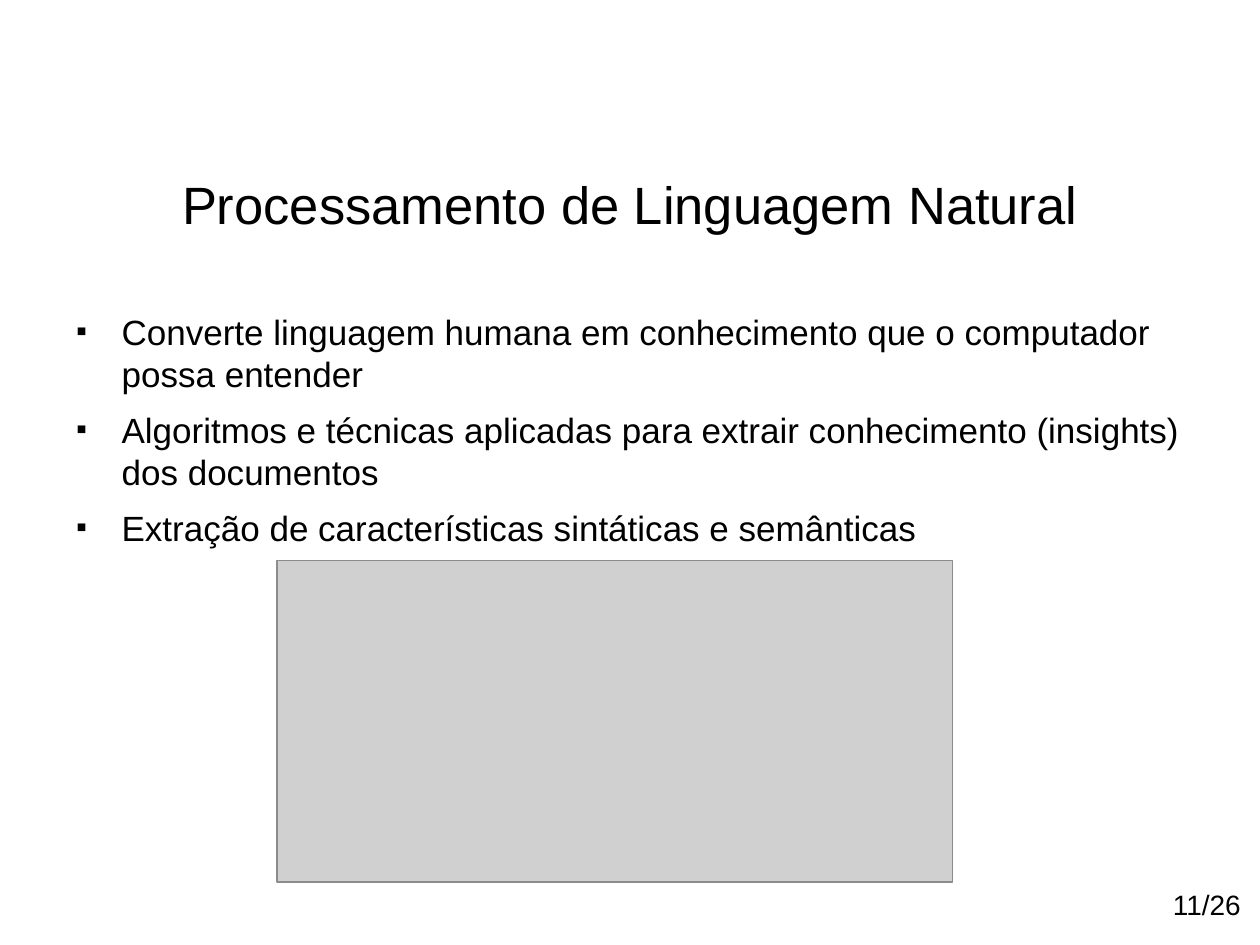
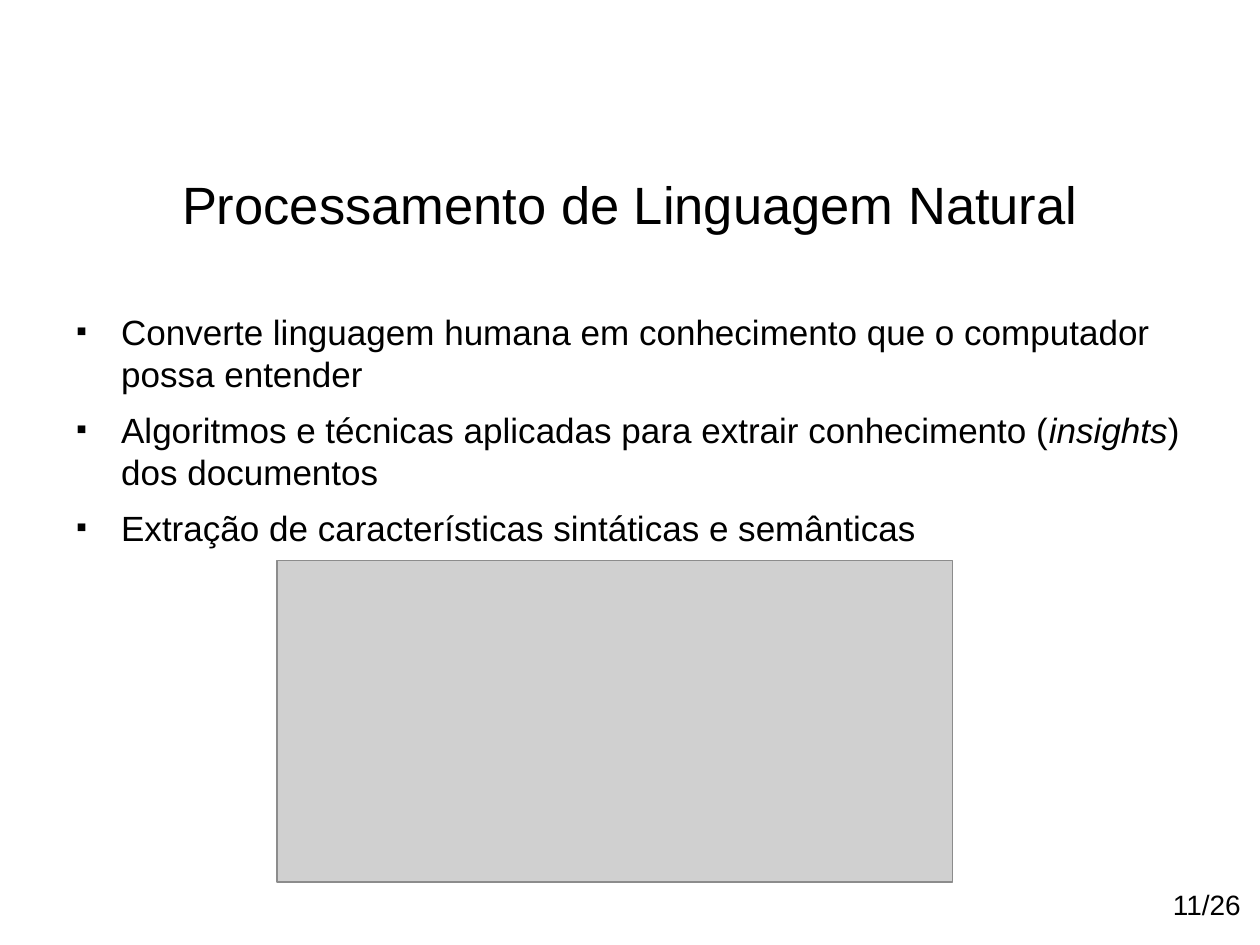
Before and after one commit to paulohq/apresentacao-NLP, a slide deck: slide 12 of apresentacao-mineracao-de-sugestoes.ppt. Drawn at 1260x945 pixels with LibreOffice and Linux fonts; fonts in the diff are those of the drawing; grey boxes stand for pictures; background and template pictures are left out. Boxes give left, top, right and bottom in pixels: in the first picture for what was removed or moved away, otherwise in the second. Text is boxed around its words. In the diff, an @@ line names an element or a change of style, - is before the commit and + after.

```diff
--- a/apresentacao-mineracao-de-sugestoes.ppt
+++ b/apresentacao-mineracao-de-sugestoes.ppt
@@ text "Converte linguagem humana em conhecimento ..." at box(121, 319, 1179, 548): italic on in "(insights)" @@
```
Also in this commit, not shown: 9 other slides changed, 2 slides added, 1 slide removed, 2 other files.
